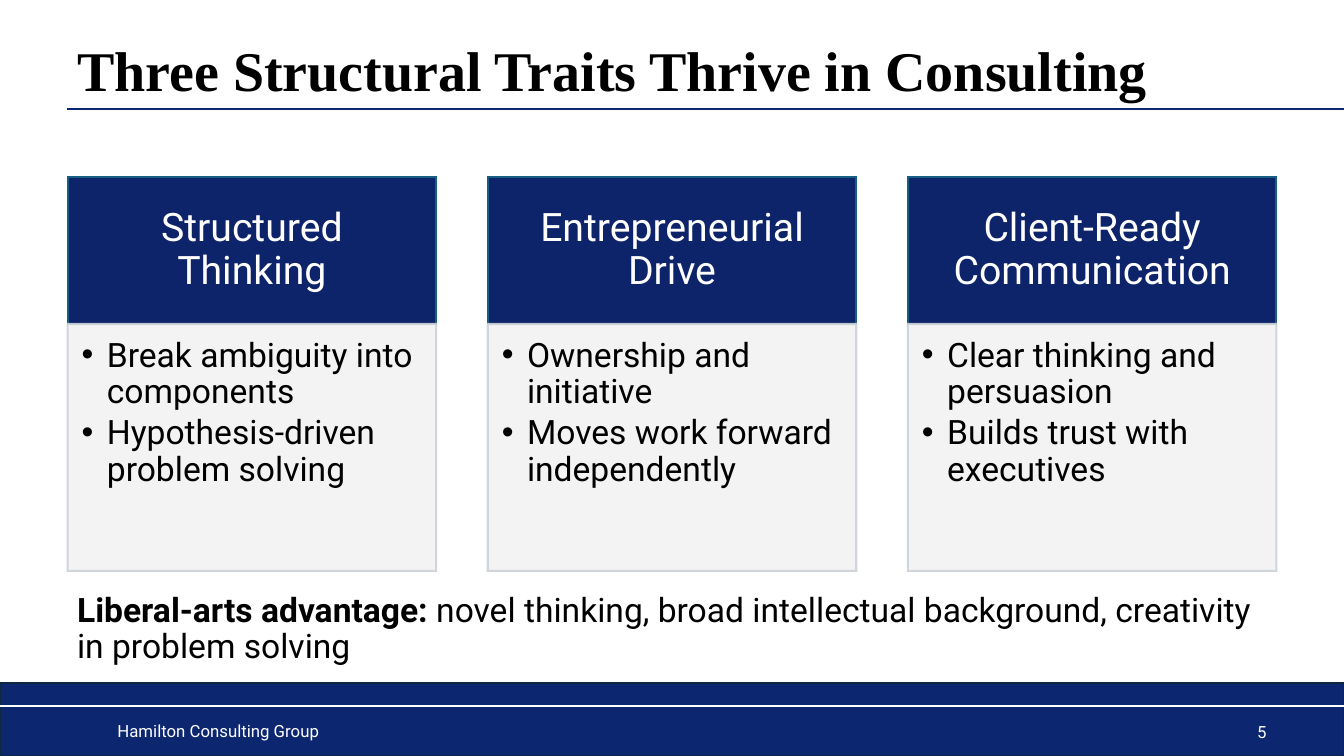
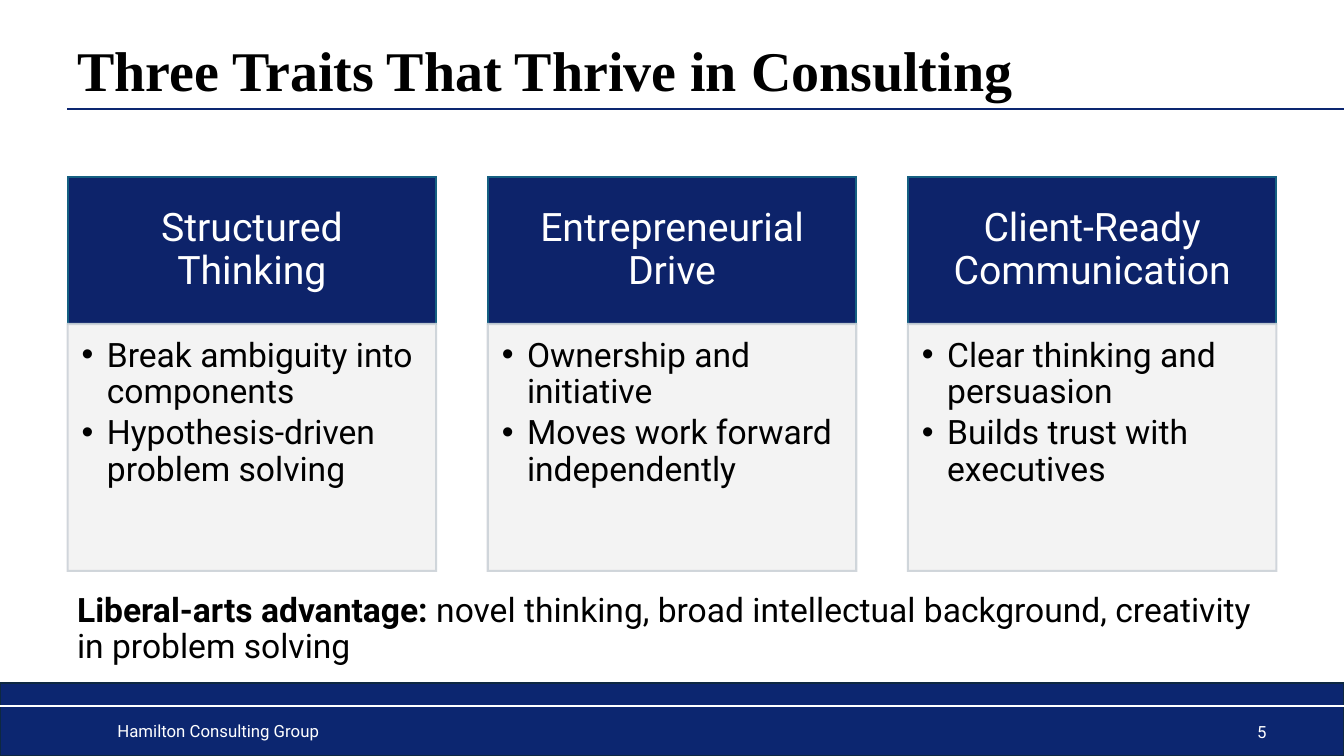
Before and after one commit to jahoward-ai/ubiquitous-dollop, a slide deck: slide 5 of files/case-interview-crash-course.pptx. Drawn at 1344x756 pixels with LibreOffice and Linux fonts; fonts in the diff are those of the drawing. Boxes give left, top, right and bottom in pixels: in the first picture for what was removed or moved away, otherwise in the second. Text is boxed around its words. In the diff, an @@ line names an element or a change of style, - is before the commit and + after.

```diff
--- a/files/case-interview-crash-course.pptx
+++ b/files/case-interview-crash-course.pptx
@@ title at (77, 52, 1012, 102): text changed @@
-Three Structural Traits Thrive in Consulting
+Three Traits That Thrive in Consulting
```
Also in this commit, not shown: 9 other slides changed, 26 other files.
